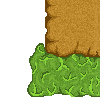
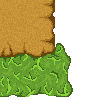
Revision of a layered 100×100 image; what changed, layer by layer:
painted on "Grass shadow" over [0, 43, 100, 97]
painted on "Grass highlights" over [0, 45, 100, 97]
painted on "Grass" over [0, 43, 100, 97]
painted on "Lag 3" (1st of 2, in "Half Dirt with grass") over [0, 0, 100, 57]
painted on "Lag 3" (2nd of 2, in "Half Dirt with grass") over [0, 0, 55, 57]
added layer "Lag 2 kopier 2" in group "Half Dirt with grass" over [0, 0, 55, 59]
painted on "Lag 2 kopier" over [0, 0, 100, 59]
